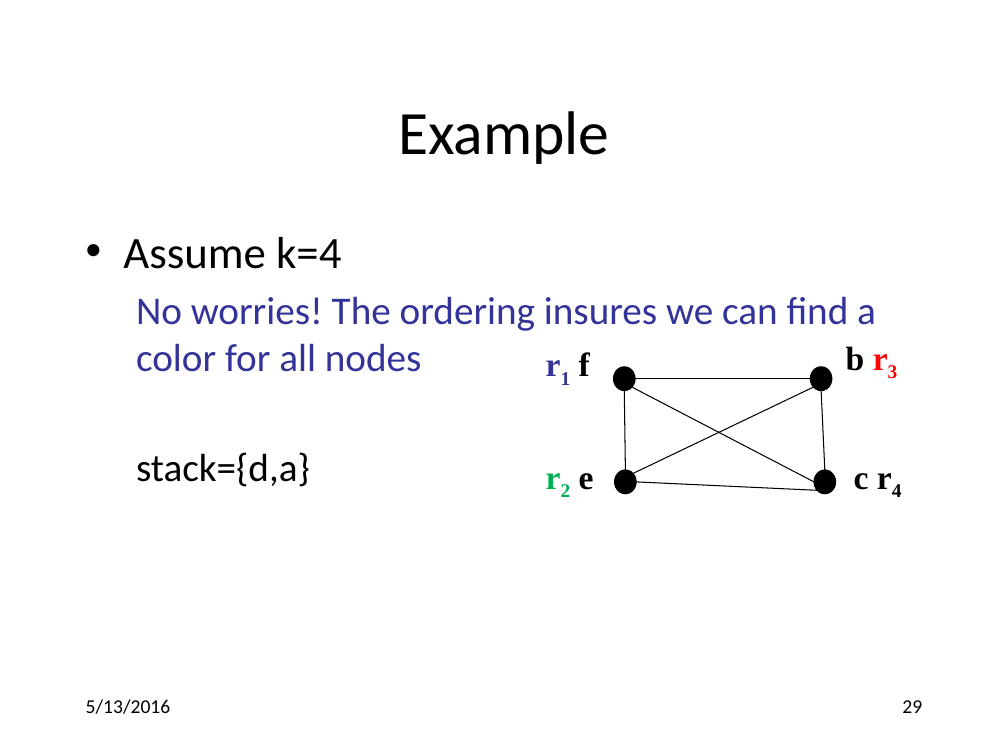
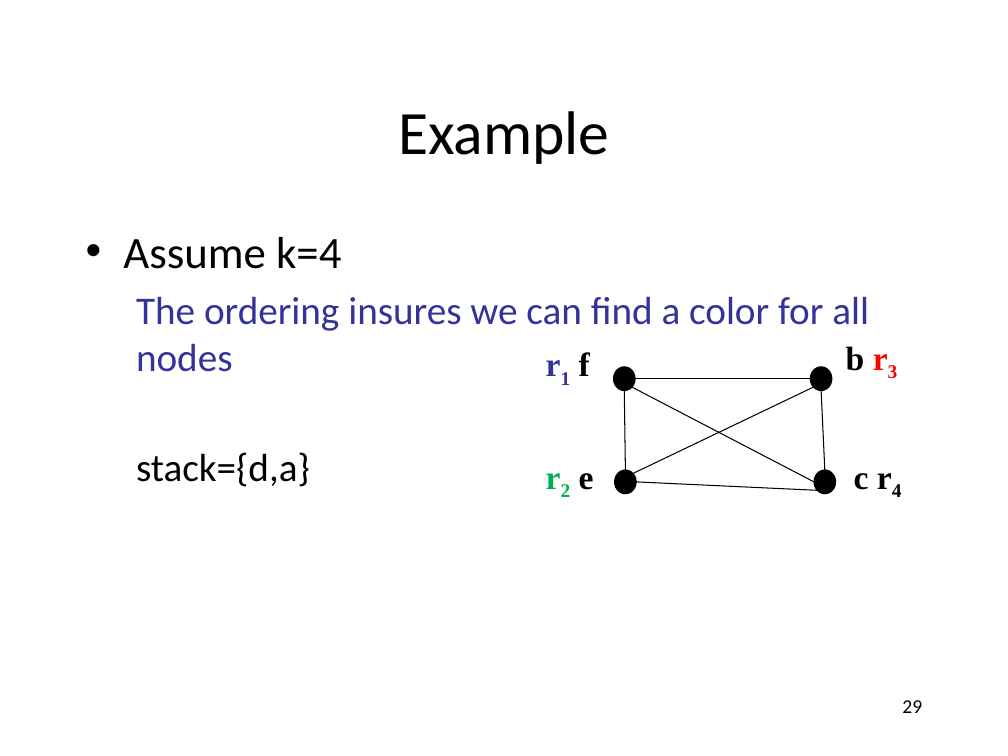
Before and after one commit to anoopsarkar/compilers-class, a slide deck: slide 29 of assets/ppt/opt/regalloc.pptx. Drawn at 1008x756 pixels with LibreOffice and Linux fonts; fonts in the diff are those of the drawing. Boxes give left, top, right and bottom in pixels: in the first picture for what was removed or moved away, otherwise in the second. Text is boxed around its words. In the diff, an @@ line names an element or a change of style, - is before the commit and + after.

```diff
--- a/assets/ppt/opt/regalloc.pptx
+++ b/assets/ppt/opt/regalloc.pptx
@@ text at (136, 296, 869, 372): text changed @@
-  No worries! The ordering insures we can find a color for all nodes
+  The ordering insures we can find a color for all nodes
@@ text removed at (86, 699, 171, 714) @@
-5/13/2016
```
Also in this commit, not shown: 89 other slides changed, 1 slide added, 1 slide removed, 3 other files.
